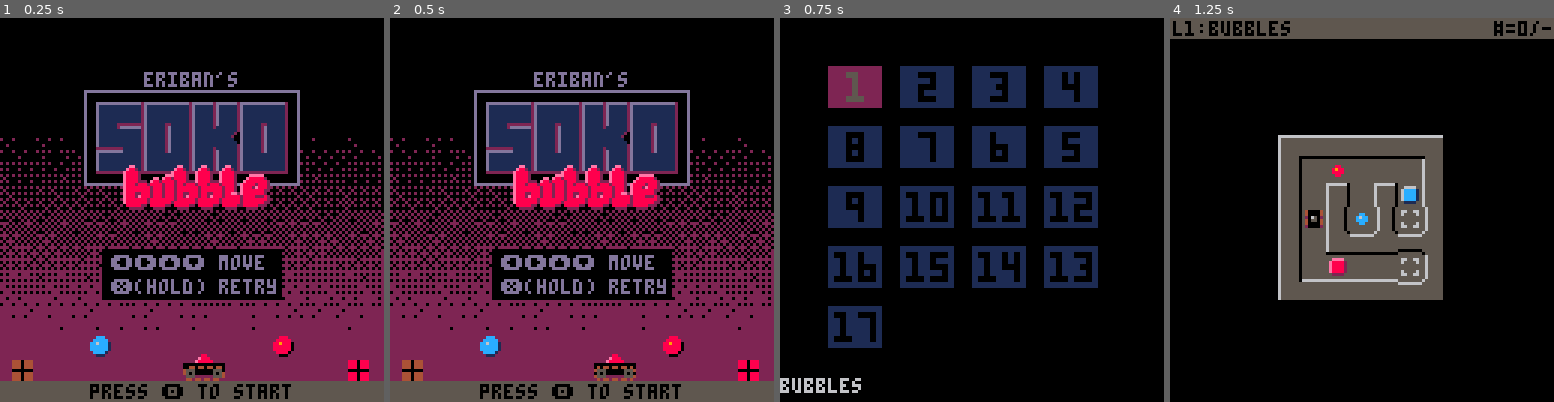
Above: before the commit, frames 1-4 (left to right).
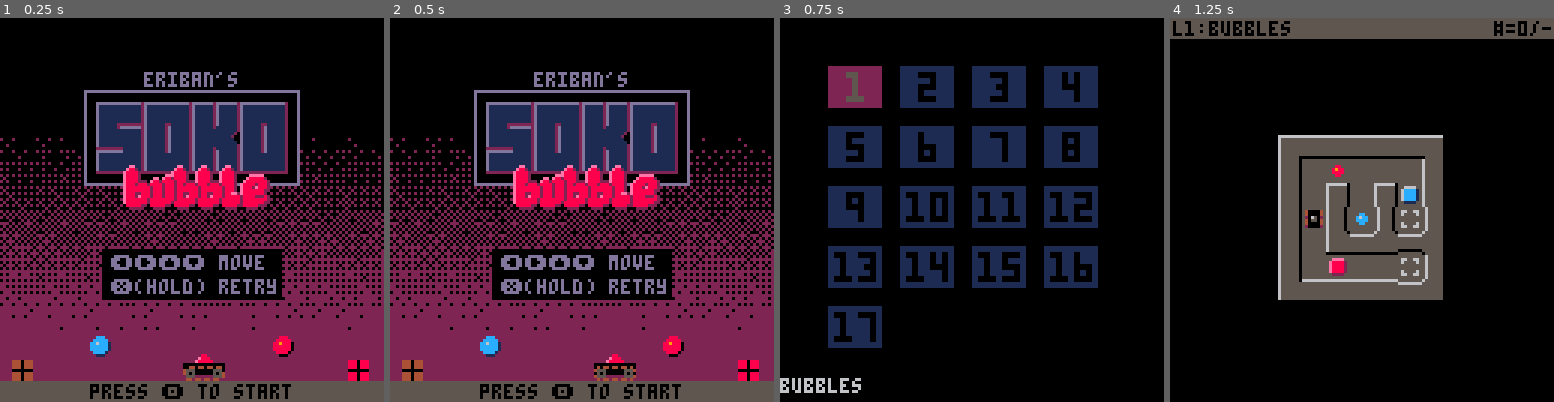
Above: after the commit, the same moments.

Repository: erwinbonsma/SokoBubbleP8
Game: PICO-8 cartridge sokobubble.p8
Two runs of this game, one before a commit and one after it. Both use one fixed random seed, a clock stepped at 60 frames per second and the inputs below.
Inputs:
- Up to frame 1 (0.25 s): no input
- Up to frame 2 (0.5 s): tap X (X key) at 0.33 s
- Up to frame 3 (0.75 s): tap O (Z key) at 0.7 s
- Up to frame 4 (1.25 s): tap X (X key) at 1.07 s

Frames 1-2 are identical in both runs. In frame 3, 1.0% of the frame differs, in the area x 17-82%, y 29-69%; in frame 4, nothing differs.

Commit message:
Show levels in normal order

Diff:
--- a/sokobubble.p8
+++ b/sokobubble.p8
@@ -347,12 +347,7 @@
 end
 
 function levelmenu:_lvl_idx(x,y)
- local idx=1+y*4
- if y%2==0 then
-  idx+=x
- else
-  idx+=3-x
- end
+ local idx=1+y*4+x
  if idx>#level_defs then
   idx=nil
  end
@@ -402,9 +397,6 @@
  for i=1,#level_defs do
   local row=(i-1)\self.ncols
   local col=(i-1)%self.ncols
-  if row%2==1 then
-   col=3-col
-  end
 
   local x=col*24+16
   local y=row*20+16
